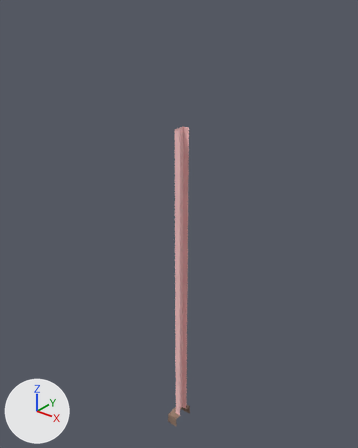
A saved change to the FBX model Content/Game_Art/FBX/Archi/SM_Mur_Fin.fbx.
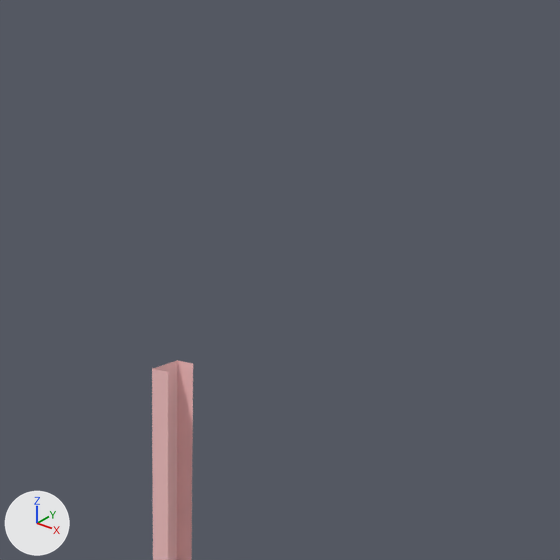
Each version appears first whole from a camera (50 mm lens) standing at (2.11, -2.7, 3.72) and looking at (-0.12, 0.09, 1.99), and next in a close-up on the part from 34% to 89% of the width and 0% to 44% of the height. Every picture has the same lights, and +X, +Y and +Z are marked at lower left. Where no turn or scale is listed for an object, it has been applied to the vertices.

Objects in the first close-up: 'SM_Mur_Fin'.
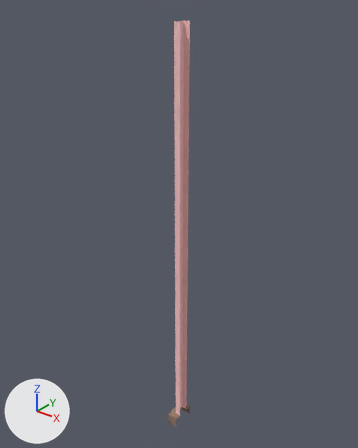
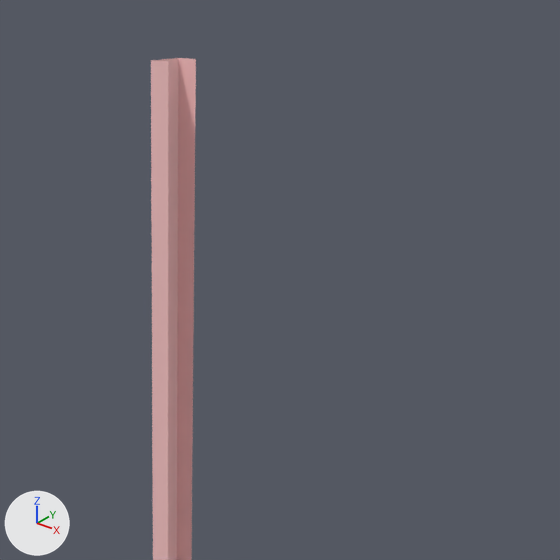
Changed parts and their boxes (x1, y1, x2, y2) in the close-ups (560 x 560 px):
'SM_Mur_Fin', reshaped: before (152, 360, 193, 560); after (151, 58, 196, 560)

The edits, one by one:
me_mesh has 20 vertices, 12 faces and spans x -0.1..0.0, y -0.1..0.1, z 0.0..2.8.
me_mesh is used by ob_sm_mur_fin; location (0.0, 0.0, 0.0).
Before the commit, vertices of me_mesh: 0 (0.0, 0.05, 2.8) at pixel (193, 363), 9 (-0.05, 0.05, 2.8) at pixel (177, 360), 18 (-0.05, -0.05, 2.8) at pixel (152, 368), 19 (0.0, -0.05, 2.8) at pixel (168, 372).
Part 1, on me_mesh:
Vertices 0, 9, 18, 19 of me_mesh move by (0.0, 0.0, 0.7).
